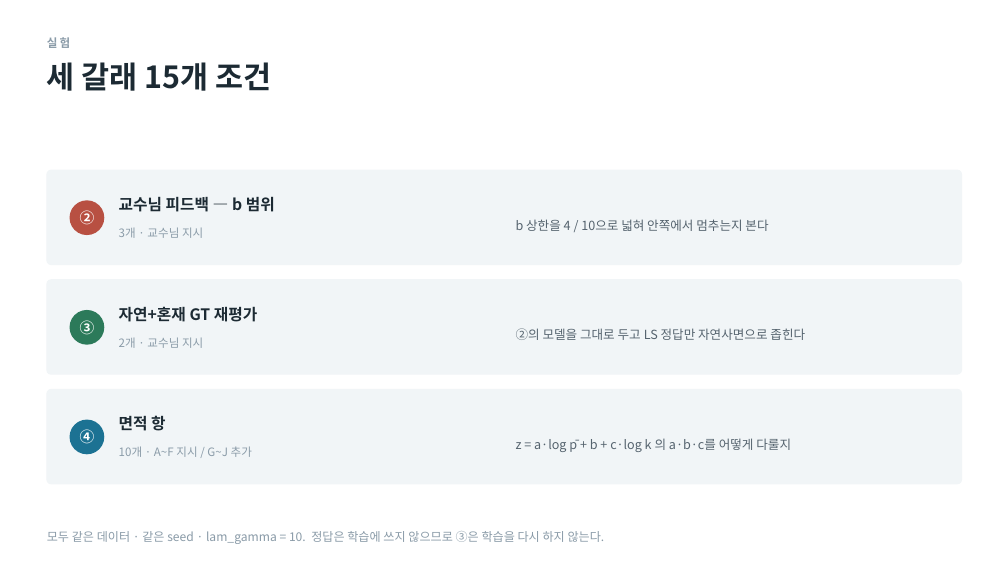
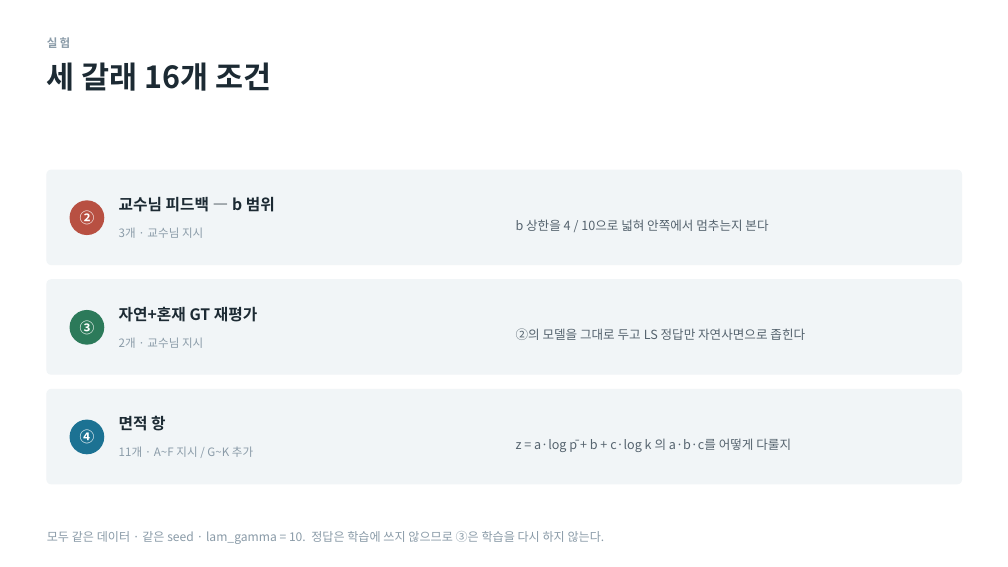
Before and after one commit to minji1217/pilotA-minji, a slide deck: slide 6 of docs/후속실험3_발표.pptx. Drawn at 1008x567 pixels with LibreOffice and Linux fonts; fonts in the diff are those of the drawing. Boxes give left, top, right and bottom in pixels: in the first picture for what was removed or moved away, otherwise in the second. Text is boxed around its words. In the diff, an @@ line names an element or a change of style, - is before the commit and + after.

```diff
--- a/docs/후속실험3_발표.pptx
+++ b/docs/후속실험3_발표.pptx
@@ text at <box>47,62,272,91</box>: text changed @@
-세 갈래 15개 조건
+세 갈래 16개 조건
@@ text at <box>119,446,253,457</box>: text changed @@
-10개 · A~F 지시 / G~J 추가
+11개 · A~F 지시 / G~K 추가
```
Also in this commit, not shown: 7 other slides changed, 6 other files.
